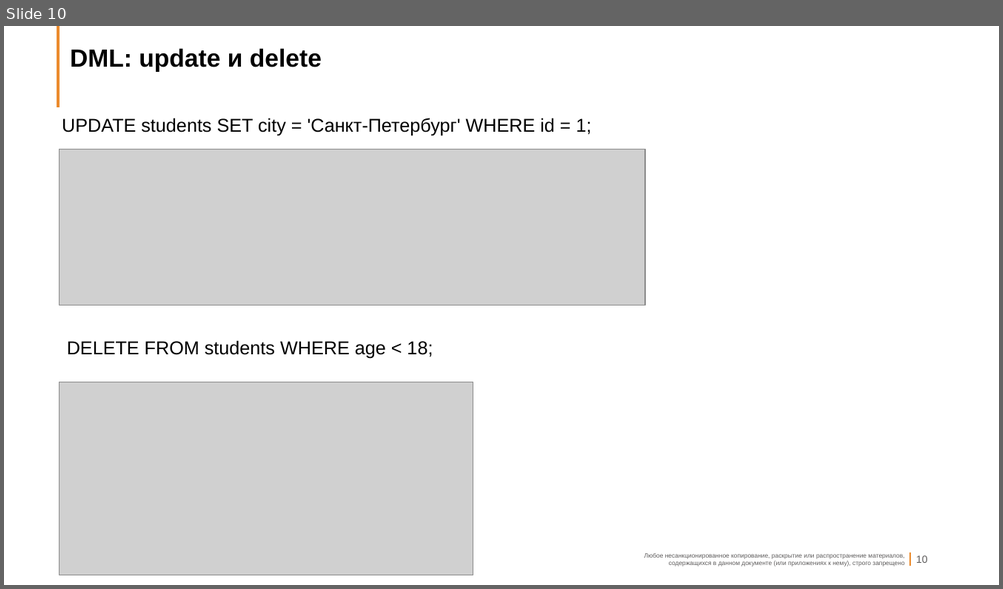
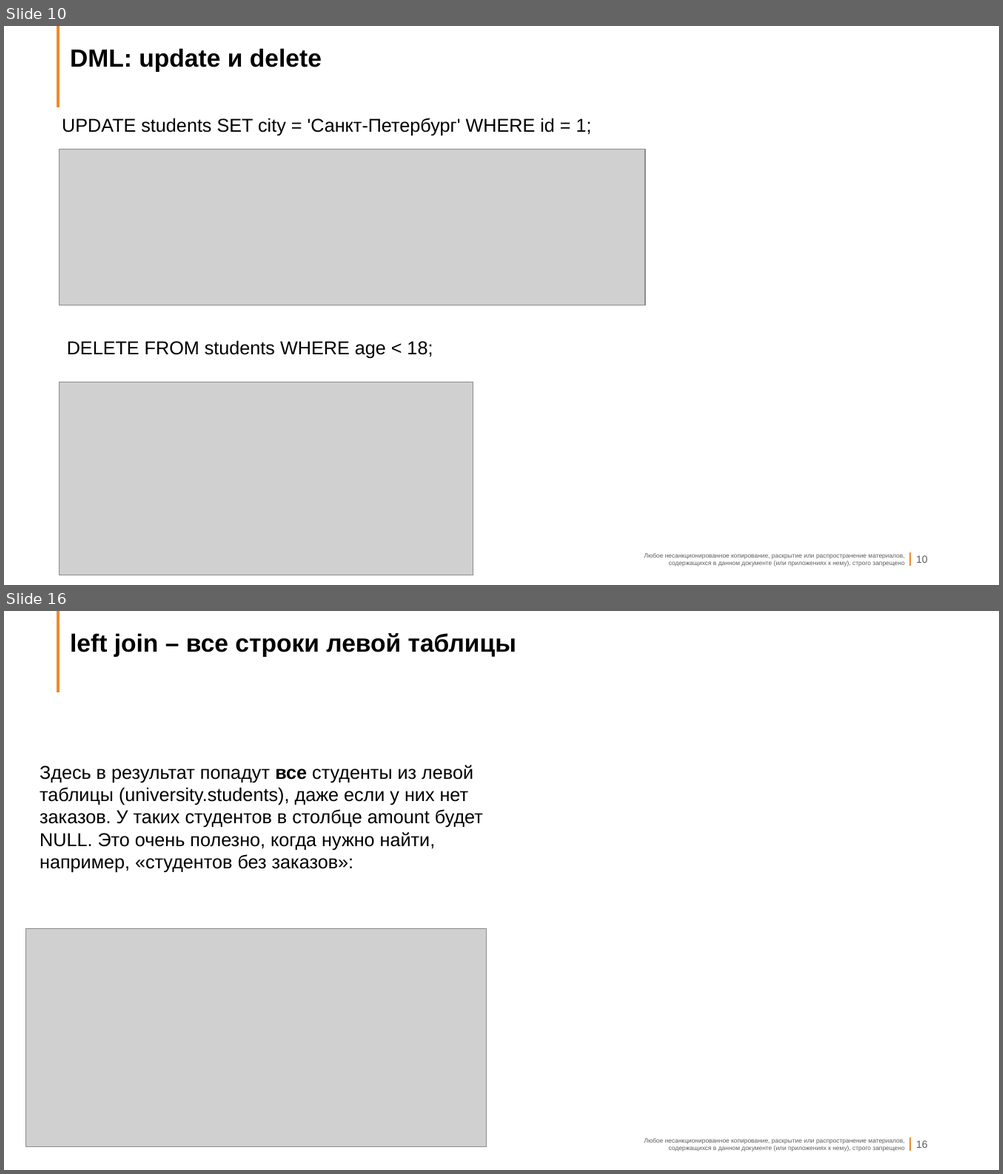
Before and after one commit to vivyako/it-24107, a slide deck: Лекция2_Основы_SQL.pptx. Shown one above the other, each under a label of ours: slide 10 before the commit, slides 10 and 16 after it; the slides between them are not shown. The pictures are 1003x589 and 1003x1174 pixels, drawn with LibreOffice and Linux fonts; fonts in the diff are those of the drawing; grey boxes stand for pictures; background and template pictures are left out. Boxes give left, top, right and bottom in pixels: in the first picture for what was removed or moved away, otherwise in the second. Text is boxed around its words. In the diff, an @@ line names an element or a change of style, - is before the commit and + after.

```diff
--- a/Лекция2_Основы_SQL.pptx
+++ b/Лекция2_Основы_SQL.pptx
@@ slide 16 added at (x1=4, y1=611, x2=999, y2=1170), background #FFFFFF; not listed: 5 template elements that a slide beside it also shows @@
@@ title added at (x1=70, y1=633, x2=516, y2=657), 24 pt, text #000000, bold @@
+left join – все строки левой таблицы
@@ text added at (x1=40, y1=765, x2=483, y2=873), 18 pt, text #000000 @@
+Здесь в результат попадут все студенты из левой таблицы (university.students), даже если у них нет заказов. У таких студентов в столбце amount будет NULL. Это очень полезно, когда нужно найти, например, «студентов без заказов»:
@@ picture added at (x1=25, y1=930, x2=486, y2=1147) @@
```
Also in this commit, not shown: 1 slide changed, 19 other slides added.
